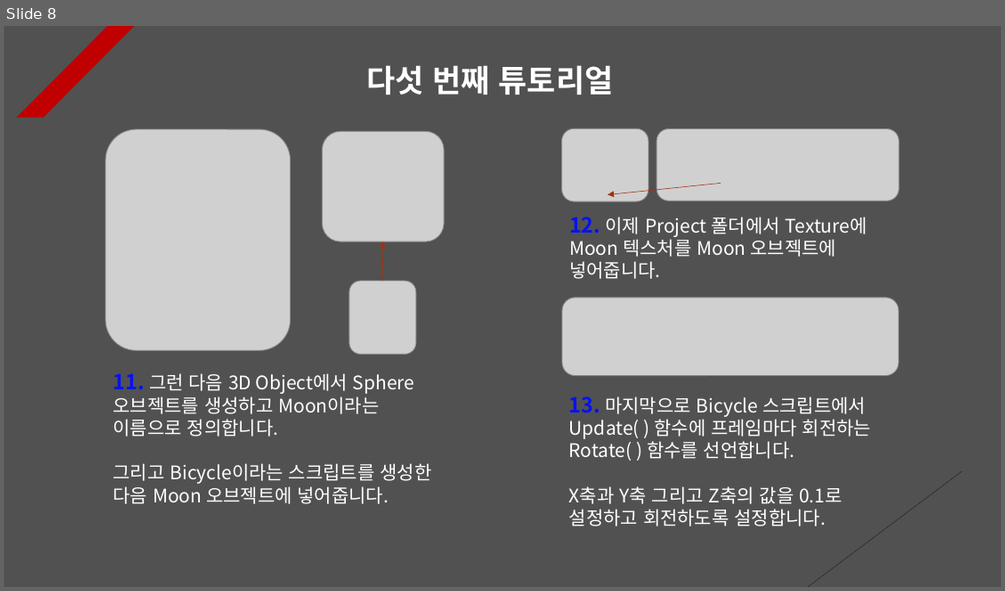
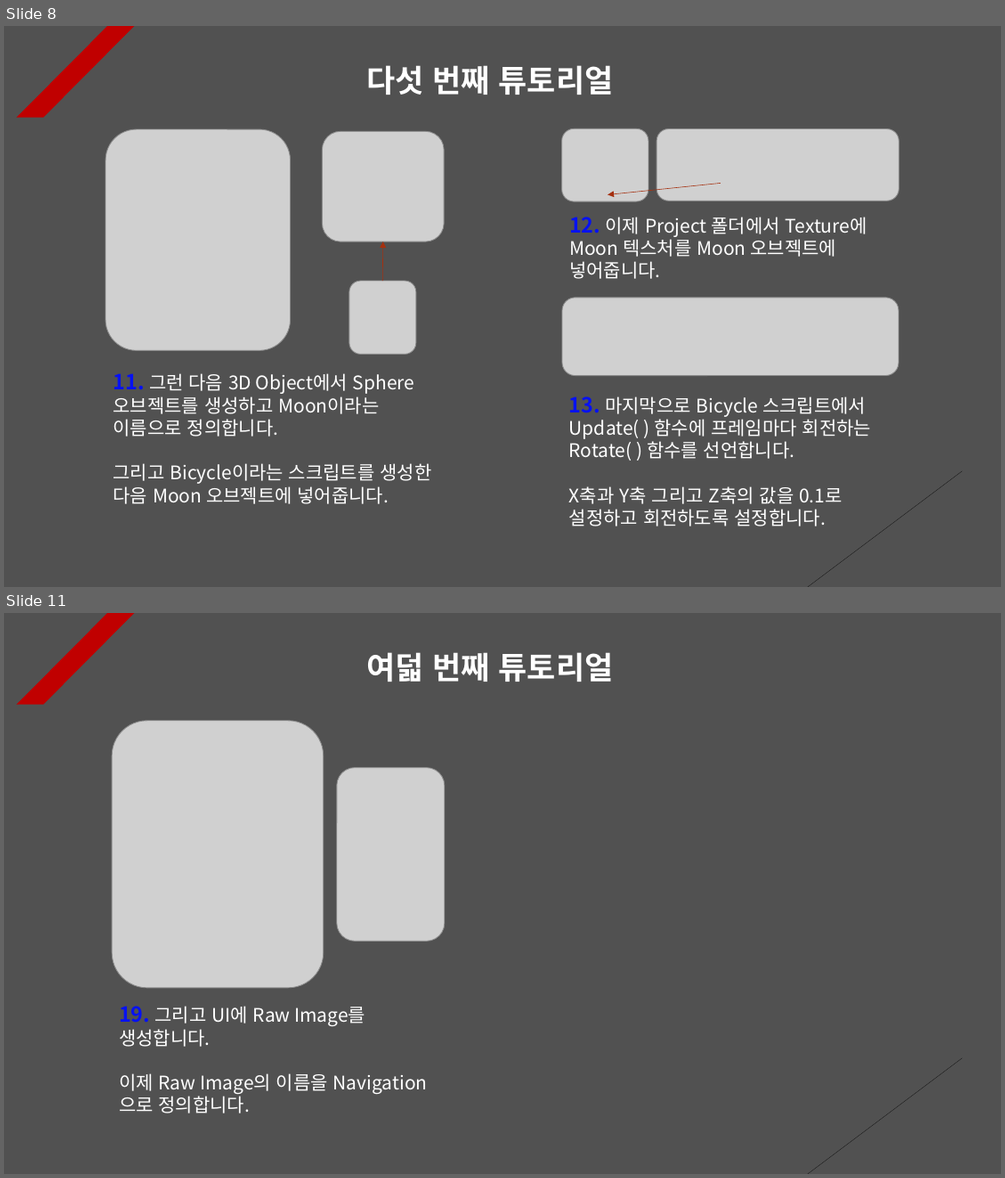
Before and after one commit to Unity2033/3D-UnityEngine, a slide deck: Assets/Class/Rotation/PPT Data/Rotation Example.pptx. Shown one above the other, each under a label of ours: slide 8 before the commit, slides 8 and 11 after it; the slides between them are not shown. The pictures are 1005x591 and 1005x1178 pixels, drawn with LibreOffice and Linux fonts; fonts in the diff are those of the drawing; grey boxes stand for pictures. Boxes give left, top, right and bottom in pixels: in the first picture for what was removed or moved away, otherwise in the second. Text is boxed around its words. In the diff, an @@ line names an element or a change of style, - is before the commit and + after.

```diff
--- a/Assets/Class/Rotation/PPT Data/Rotation Example.pptx
+++ b/Assets/Class/Rotation/PPT Data/Rotation Example.pptx
@@ slide 11 added at <box>4,613,1001,1174</box>, background #515151; not listed: 2 template elements that a slide beside it also shows @@
@@ text added at <box>366,652,614,682</box>, 30 pt, text #FFFFFF, bold @@
+여덟 번째 튜토리얼
@@ picture added at <box>112,721,324,988</box> @@
@@ picture added at <box>337,768,445,941</box> @@
@@ text added at <box>119,1005,365,1113</box>, 18 pt, text #FFFFFF @@
+19. 그리고 UI에 Raw Image를 생성합니다.
+이제 Raw Image의 이름을 Navigation으로 정의합니다.
```
Also in this commit, not shown: 1 slide changed, 2 other slides added, 6 other files.
